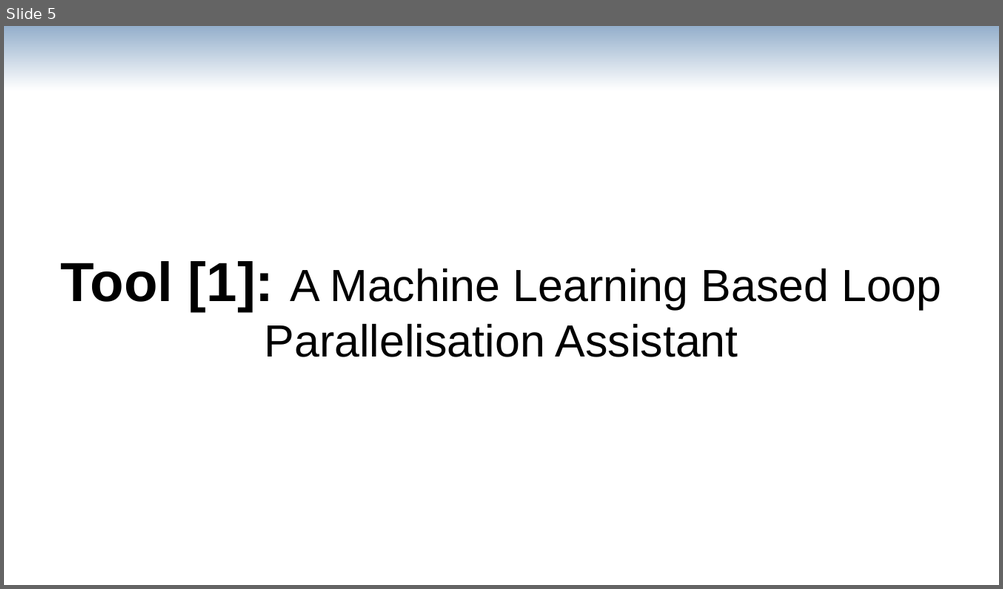
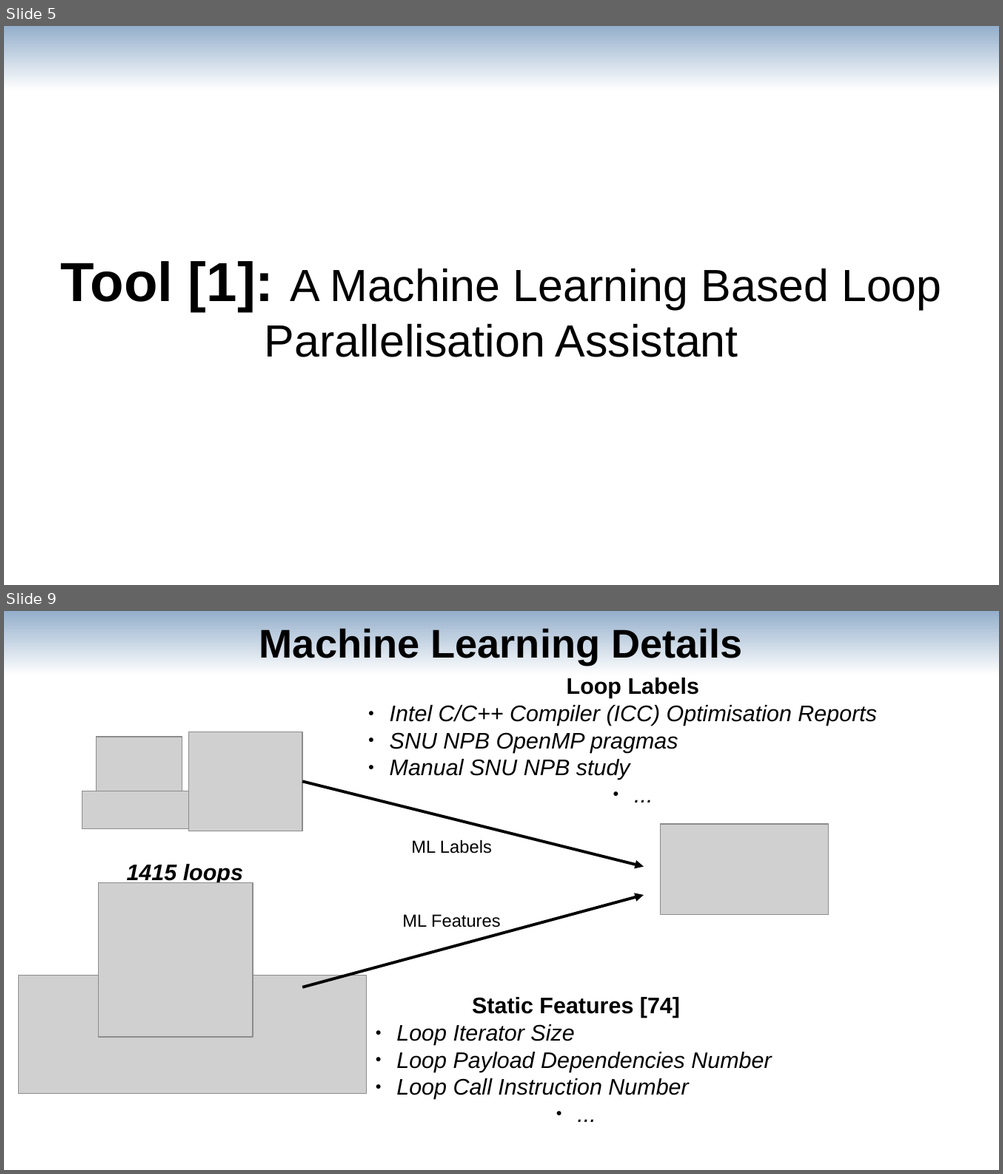
Before and after one commit to av-maramzin/DCP, a slide deck: doc/first_year_review/presentation.odp. Shown one above the other, each under a label of ours: slide 5 before the commit, slides 5 and 9 after it; the slides between them are not shown. The pictures are 1003x589 and 1003x1174 pixels, drawn with LibreOffice and Linux fonts; fonts in the diff are those of the drawing; grey boxes stand for pictures. Boxes give left, top, right and bottom in pixels: in the first picture for what was removed or moved away, otherwise in the second. Text is boxed around its words. In the diff, an @@ line names an element or a change of style, - is before the commit and + after.

```diff
--- a/doc/first_year_review/presentation.odp
+++ b/doc/first_year_review/presentation.odp
@@ slide 9 added at (4, 611, 999, 1170), background #FFFFFF @@
@@ rectangle added at (4, 611, 999, 675), fill gradient #2A6099 to #FFFFFF @@
@@ title added at (259, 628, 743, 664), 32 pt, text #000000, bold @@
+Machine Learning Details
@@ text added at (390, 678, 876, 780), 18 pt, text #000000, italic @@
+Loop Labels
+● Intel C/C++ Compiler (ICC) Optimisation Reports
+● SNU NPB OpenMP pragmas
+● Manual SNU NPB study
+● ...
@@ picture added at (96, 738, 182, 809) @@
@@ picture added at (189, 732, 303, 832) @@
@@ arrow added from (303, 782) to (644, 866), #000000 2.3 pt @@
@@ picture added at (82, 792, 189, 829) @@
@@ picture added at (660, 824, 828, 915) @@
@@ text added at (411, 840, 492, 854), 14 pt, text #000000 @@
+ML Labels
@@ text added at (127, 864, 243, 885), 18 pt, text #000000, bold, italic @@
+1415 loops
@@ picture added at (99, 883, 253, 1037) @@
@@ arrow added from (303, 988) to (644, 895), #000000 2.3 pt @@
@@ text added at (402, 914, 501, 928), 14 pt, text #000000 @@
+ML Features
@@ picture added at (19, 976, 367, 1095) @@
@@ text added at (396, 997, 771, 1099), 18 pt, text #000000, italic @@
+Static Features [74]
+● Loop Iterator Size
+● Loop Payload Dependencies Number
+● Loop Call Instruction Number
+● ...
```
Also in this commit, not shown: 11 slides changed, 4 other slides added, 6 slides removed, 2 other files.
